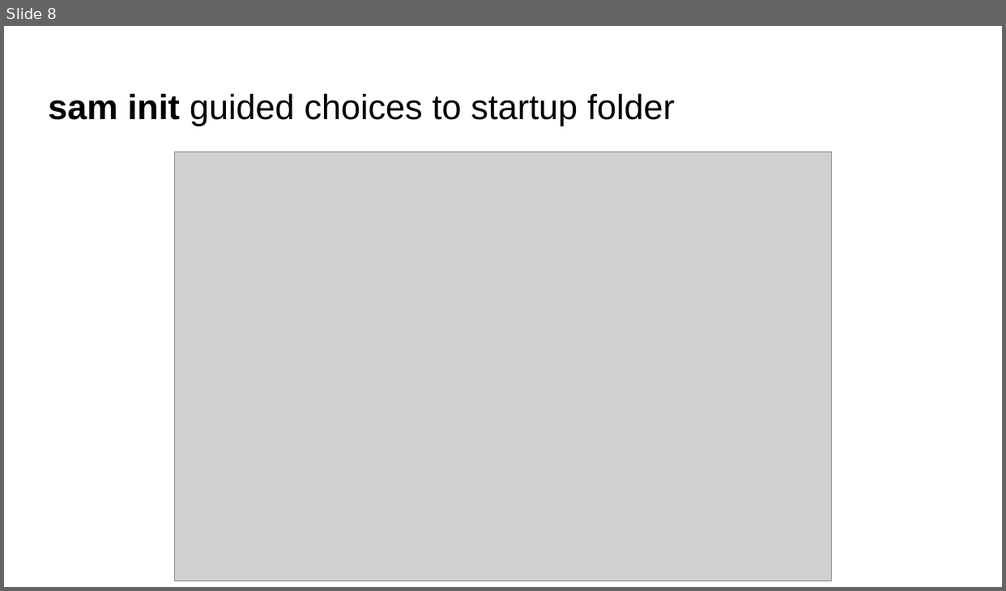
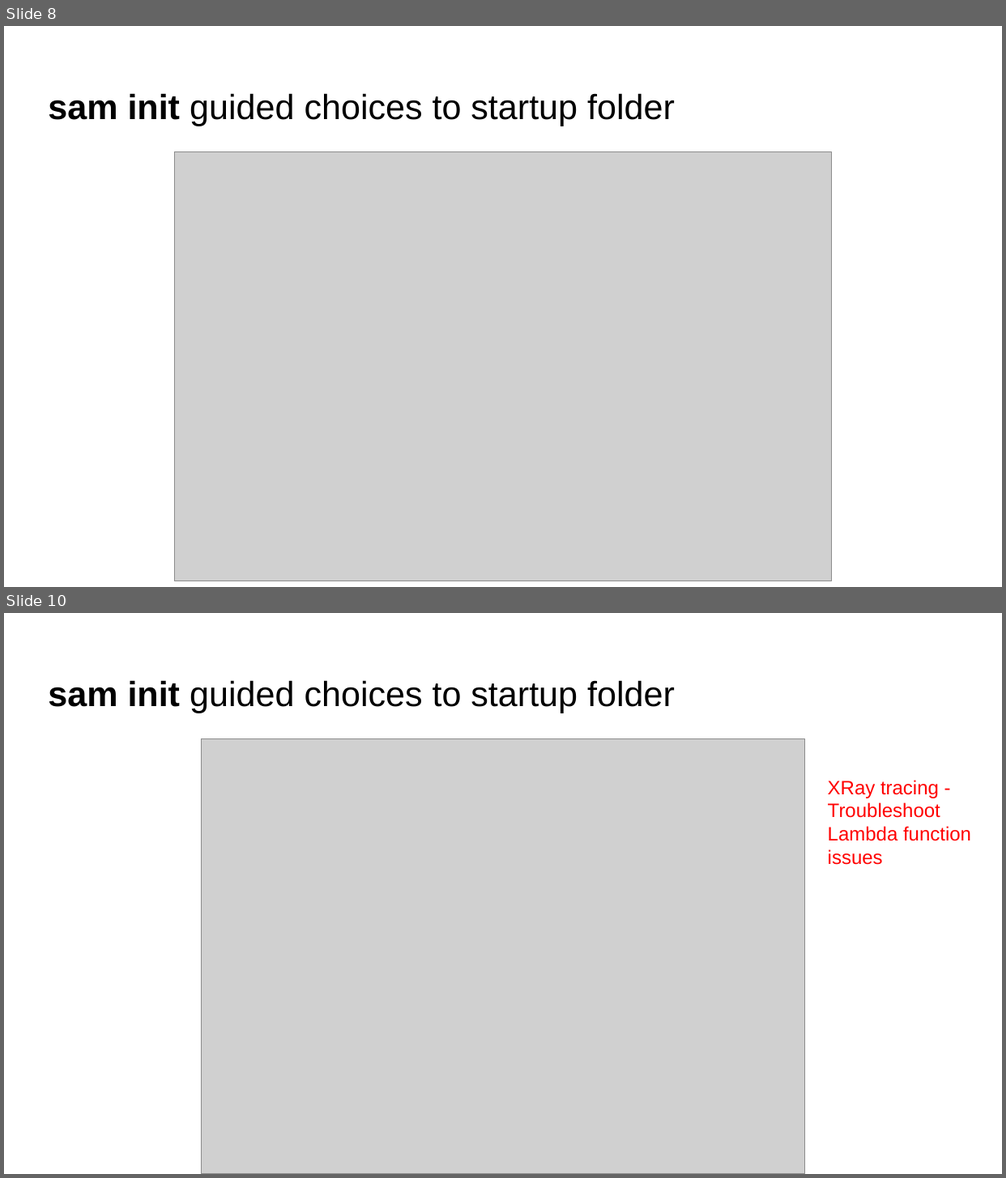
Before and after one commit to praveen-taneja/sentiment-analysis-lambda, a slide deck: docs/How to deploy an ML model with an API on AWS Lamba.pptx. Shown one above the other, each under a label of ours: slide 8 before the commit, slides 8 and 10 after it; the slides between them are not shown. The pictures are 1006x591 and 1006x1178 pixels, drawn with LibreOffice and Linux fonts; fonts in the diff are those of the drawing; grey boxes stand for pictures. Boxes give left, top, right and bottom in pixels: in the first picture for what was removed or moved away, otherwise in the second. Text is boxed around its words. In the diff, an @@ line names an element or a change of style, - is before the commit and + after.

```diff
--- a/docs/How to deploy an ML model with an API on AWS Lamba.pptx
+++ b/docs/How to deploy an ML model with an API on AWS Lamba.pptx
@@ slide 10 added at box(4, 613, 1002, 1174), background #FFFFFF @@
@@ title added at box(48, 680, 675, 713), 25.2 pt, text #000000 @@
+sam init guided choices to startup folder
@@ picture added at box(202, 739, 805, 1174) @@
@@ text added at box(828, 780, 971, 865), 14 pt, text #FF0000 @@
+XRay tracing - Troubleshoot Lambda function issues
```
Also in this commit, not shown: 10 slides changed, 1 other slide added, 18 slides removed.
